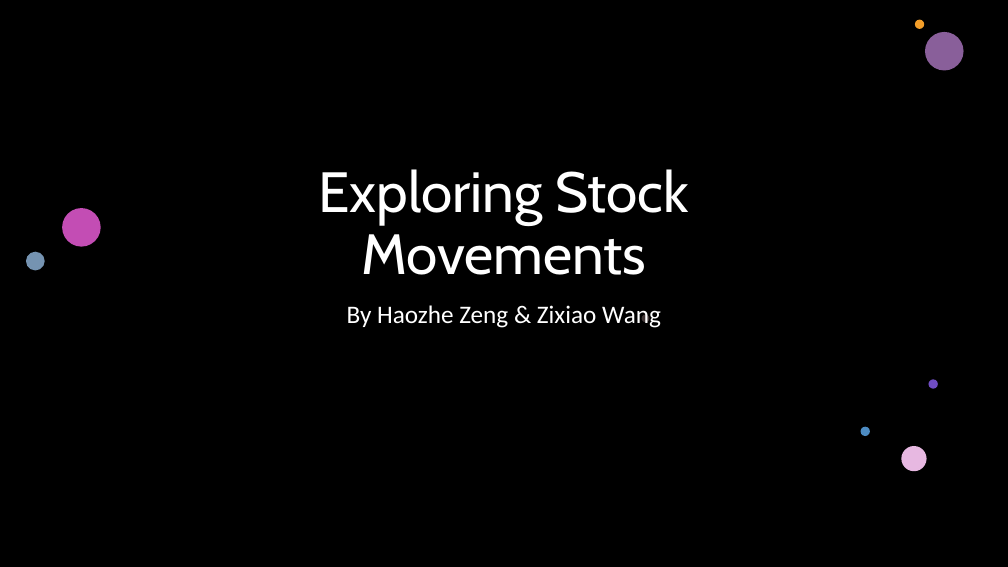
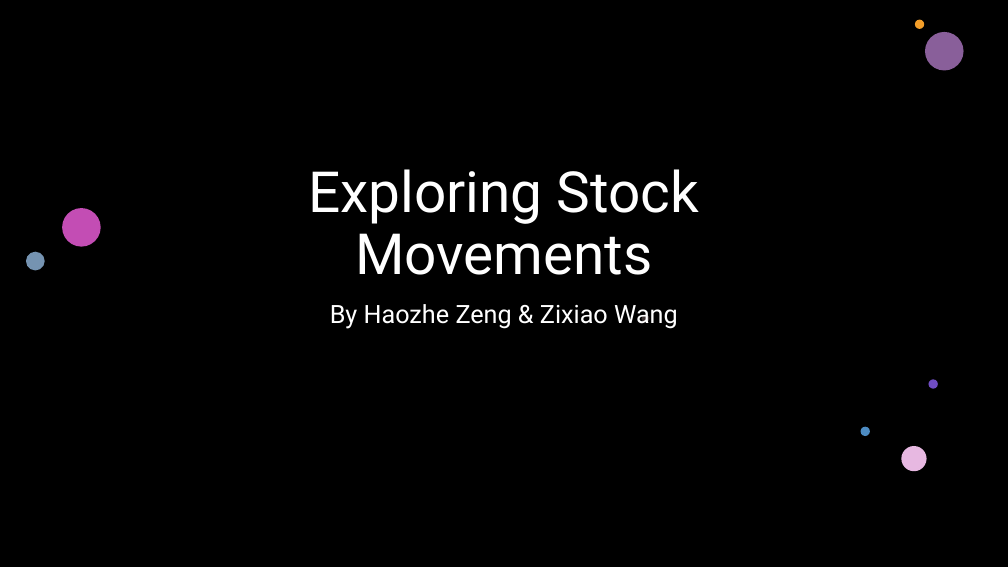
Before and after one commit to howie-zeng/Analyzing-Retail-Sentiment-and-Detecting-Trading-Signals, a slide deck: slide 1 of Presentation.pptx. Drawn at 1008x567 pixels with LibreOffice and Linux fonts; fonts in the diff are those of the drawing; background and template pictures are left out; a plain dark background stands for a picture behind light text. Boxes give left, top, right and bottom in pixels: in the first picture for what was removed or moved away, otherwise in the second. Text is boxed around its words. In the diff, an @@ line names an element or a change of style, - is before the commit and + after.

```diff
--- a/Presentation.pptx
+++ b/Presentation.pptx
@@ title "Exploring Stock Movements" at [308, 169, 699, 275]: font Cabin to Roboto @@
@@ subtitle "By Haozhe Zeng & Zixiao ..." at [330, 304, 678, 329]: font Calibri to Roboto @@
```
Also in this commit, not shown: 12 other slides changed, 1 slide added.
